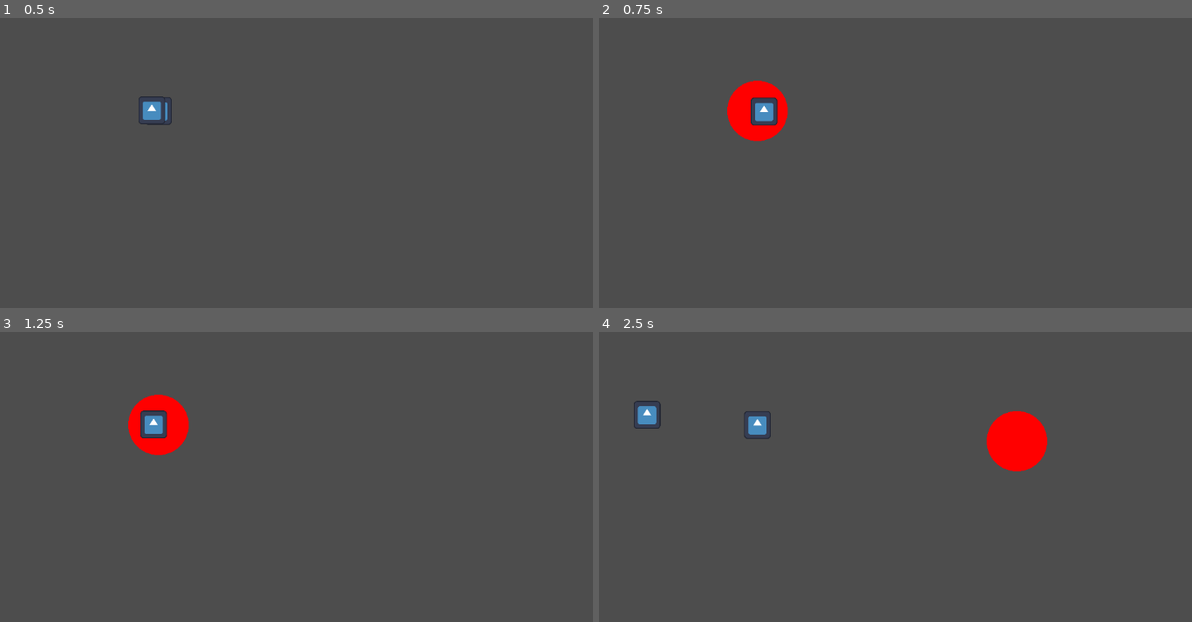
Above: before the commit, frames 1-4 (two rows, left to right).
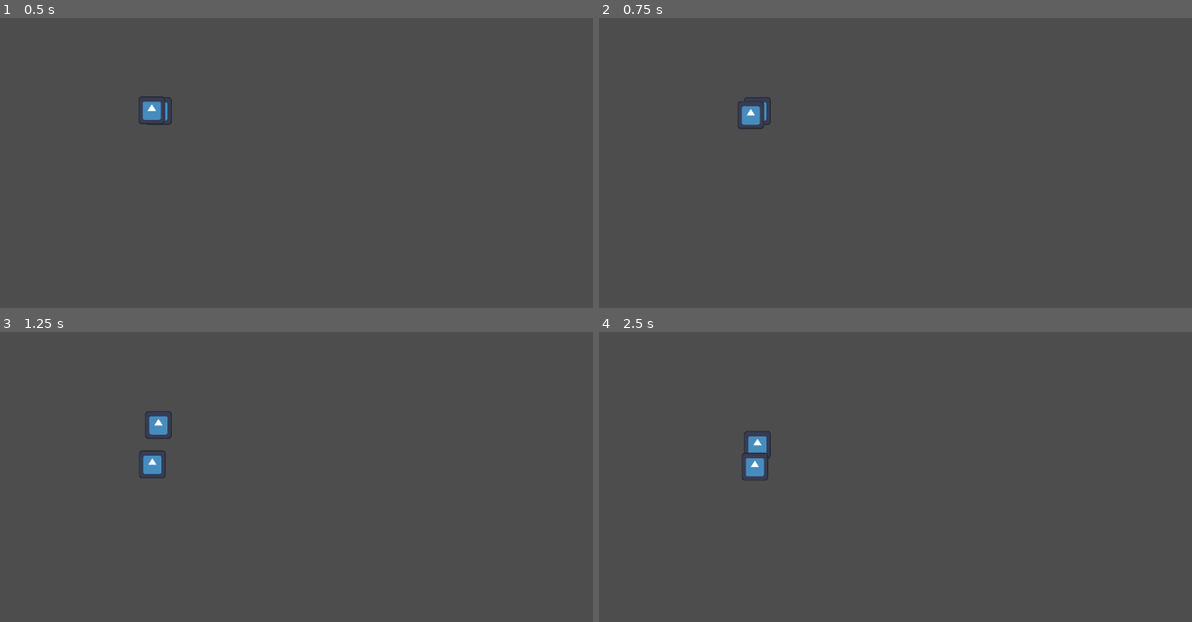
Above: after the commit, the same moments.

Repository: Mori-Meldovia/GGJ2026-Mask
Game: Godot game, scene res://Daniel Scenes/testscene.tscn
The game is run twice, just before and just after one commit, with the same random seed, the same clock (stepped at 60 frames per second) and the same inputs. The project has no main scene, so this scene is started directly. The engine's default icon, where the game draws it, is replaced by a stand-in: a white triangle on a blue panel in a dark square.
Inputs (mouse positions are in pixels of both pictures, inside the frame that each line leads up to):
- Up to frame 1 (0.5 s): no input
- Up to frame 2 (0.75 s): tap Enter at 0.5 s; move the mouse to (759, 110) at 0.52 s; press the mouse at (759, 110) at 0.53 s
- Up to frame 3 (1.25 s): no input
- Up to frame 4 (2.5 s): move the mouse to (753, 424) at 1.27 s; release the mouse at (753, 424) at 1.28 s; click (753, 424) at 1.35 s; move the mouse to (1014, 442) at 2.02 s; press the mouse at (1014, 442) at 2.03 s

Frame 1 is identical in both runs. In frame 2, 1.5% of the frame differs, in the area x 21-32%, y 21-43%; in frame 3, 1.7%; in frame 4, 2.7%, in the area x 5-76%, y 23-52%.

Commit message:
more physics change

Diff:
--- a/ggj-2026/Daniel Scripts/draggable.gd
+++ b/ggj-2026/Daniel Scripts/draggable.gd
@@ -2,6 +2,7 @@
 
 @onready var held: bool = false;
 @onready var velocity: Vector2 = Vector2(0, 0)
+@onready var resistance: float = .2
 
 @export var max_velocity: float = 10;
 @export var weight: float = 10;
@@ -13,7 +14,54 @@
 
 func _physics_process(_delta: float) -> void:
 	var mouse_position = get_viewport().get_mouse_position()
-	queue_redraw()
+
+
+	if held == true:
+		#moves the thig directly to the thing
+		#if distance between mouse and held object and mouse is
+		#greater than radius (circle_size) pull towards object depending on distance
+
+		stop_on_screen_edge()
+
+		shitty_physics_a(mouse_position)
+
+		resistance_all_directions(mouse_position)
+
+
+		velocity.y += .1
+
+
+
+	if Input.is_action_just_released("Click"):
+		held = false
+	#physics a
+	position += velocity
+
+func resistance_all_directions(mouse_position) -> void:
+	if (position.distance_to(mouse_position) > GlobalDaniel.circle_size + 5):
+			if (velocity.x > 0):
+				velocity.x -= resistance
+			if (velocity.x < 0):
+				velocity.x += resistance
+			if (velocity.y > 0):
+				velocity.y -= resistance
+			if (velocity.y < 0):
+				velocity.y += resistance
+
+func shitty_physics_b(mouse_position) -> void:
+	var pull_vector = Vector2(cos(get_angle_to(mouse_position)), sin(get_angle_to(mouse_position)))
+
+	if (position.distance_to(mouse_position) > GlobalDaniel.circle_size):
+		pull_vector *= position.distance_to(mouse_position) * .005
+		velocity += pull_vector
+func shitty_physics_a(mouse_position) -> void:
+	var pull_vector = Vector2(cos(get_angle_to(mouse_position)), sin(get_angle_to(mouse_position)))
+
+	if (position.distance_to(mouse_position) > GlobalDaniel.circle_size):
+		pull_vector *= position.distance_to(mouse_position) * .005
+		velocity += pull_vector
+
+func stop_on_screen_edge() -> void:
 	if (position.x < 0):
 		position.x = 0
 		velocity.x = 0
@@ -27,22 +75,6 @@
 		position.y = get_viewport().get_visible_rect().size.y - 1
 		velocity.y = 0
 
-	if held == true:
-		#moves the thig directly to the thing
-		#if distance between mouse and held object and mouse is
-		#greater than radius (circle_size) pull towards object depending on distance
-
-		#if (position.distance_to(mouse_position) > GlobalDaniel.circle_size):
-		var pull_vector = Vector2(cos(get_angle_to(mouse_position)), sin(get_angle_to(mouse_position)))
-		velocity += pull_vector
-
-
-
-	if Input.is_action_just_released("Click"):
-		held = false
-		velocity
-	position += velocity
-
 
 func _on_area_2d_input_event(_viewport: Node, event: InputEvent, _shape_idx: int) -> void:
 	if event.is_action_pressed("Click"):
